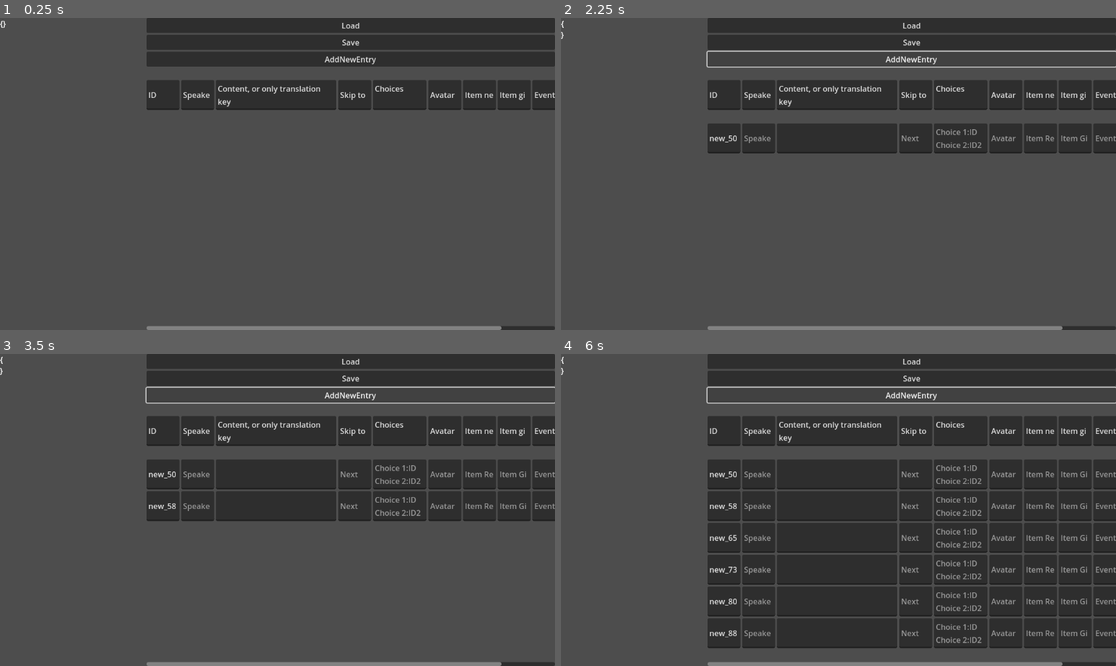
Above: before the commit, frames 1-4 (two rows, left to right).
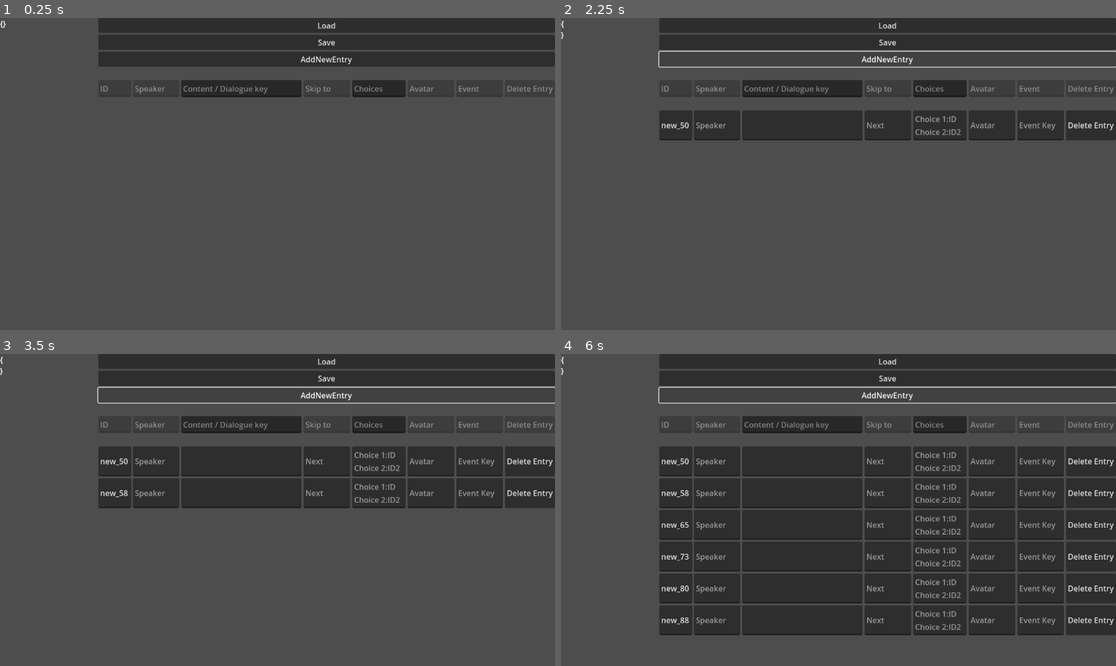
Above: after the commit, the same moments.

Repository: RockyMadio/VisualNovelEditor
Game: Godot game, scene res://main.tscn
Same seed, same stepped clock (60 frames per second), same inputs: the game is played once before the commit and once after it. The project has no main scene, so this scene is started directly.
Inputs:
- Up to frame 1 (0.25 s): no input
- Up to frame 2 (2.25 s): click "Load" at 0.5 s; click "Save" at 1.25 s; click "AddNewEntry" at 2 s
- Up to frame 3 (3.5 s): click "AddNewEntry" at 2.75 s
- Up to frame 4 (6 s): click "AddNewEntry" at 3.5 s; tap Enter at 4.25, 5.75 s; tap Space at 5 s

The runs differ from the first frame. In frame 1, 6.2% of the frame differs, in the area x 17-100%, y 0-100%; in frame 2, 13%; in frame 3, 16%; in frame 4, 25%.

Commit message:
removed a couple unused things

Diff:
--- a/edit/main.tscn
+++ b/edit/main.tscn
@@ -23,7 +23,7 @@
 grow_vertical = 2
 
 [node name="JSONPreview" type="RichTextLabel" parent="H"]
-custom_minimum_size = Vector2(300, 0)
+custom_minimum_size = Vector2(200, 0)
 layout_mode = 2
 focus_mode = 2
 selection_enabled = true
@@ -69,32 +69,33 @@
 
 [node name="ID" parent="H/V/V/ScrollContainer/V/DialogueLineEditor" index="0"]
 text = "ID"
+editable = false
 
 [node name="Speaker" parent="H/V/V/ScrollContainer/V/DialogueLineEditor" index="1"]
 text = "Speaker"
+editable = false
 
 [node name="Text" parent="H/V/V/ScrollContainer/V/DialogueLineEditor" index="2"]
-text = "Content, or only translation key"
+text = "Content / Dialogue key"
+editable = false
 
 [node name="Next" parent="H/V/V/ScrollContainer/V/DialogueLineEditor" index="3"]
 text = "Skip to"
+editable = false
 
 [node name="Choices" parent="H/V/V/ScrollContainer/V/DialogueLineEditor" index="4"]
 text = "Choices"
+editable = false
 
 [node name="Avatar" parent="H/V/V/ScrollContainer/V/DialogueLineEditor" index="5"]
 text = "Avatar"
+editable = false
 
-[node name="ItemRequired" parent="H/V/V/ScrollContainer/V/DialogueLineEditor" index="6"]
-text = "Item need"
+[node name="Event" parent="H/V/V/ScrollContainer/V/DialogueLineEditor" index="6"]
+text = "Event"
+editable = false
 
-[node name="ItemGive" parent="H/V/V/ScrollContainer/V/DialogueLineEditor" index="7"]
-text = "Item give"
-
-[node name="Event" parent="H/V/V/ScrollContainer/V/DialogueLineEditor" index="8"]
-text = "Event"
-
-[node name="DeleteButton" parent="H/V/V/ScrollContainer/V/DialogueLineEditor" index="9"]
+[node name="DeleteButton" parent="H/V/V/ScrollContainer/V/DialogueLineEditor" index="7"]
 disabled = true
 
 [node name="M" type="MarginContainer" parent="H/V/V/ScrollContainer/V"]
--- a/edit/ui/DialogueEditor.gd
+++ b/edit/ui/DialogueEditor.gd
@@ -22,7 +22,7 @@
 func visualize_json():
 	var key_order := [
 		"ID", "Speaker", "Text", "Next", "Choices",
-		"Avatar", "ItemRequired", "ItemGive", "Event"
+		"Avatar",  "Event"
 	]
 	var dialogue_dict := {}
 	for entry in dialogue_data:
@@ -62,7 +62,7 @@
 	var dialogue_dict := {}
 	var key_order := [
 		"ID", "Speaker", "Text", "Next", "Choices",
-		"Avatar", "ItemRequired", "ItemGive", "Event"
+		"Avatar", "Event"
 	]
 
 	for entry in dialogue_data:
@@ -140,8 +140,6 @@
 		"Next": "",
 		"Choices": "",
 		"Avatar": "",
-		"ItemRequired": "",
-		"ItemGive": "",
 		"Event": ""
 	}
 	dialogue_data.append(new_entry)
--- a/edit/ui/DialogueLineEditor.gd
+++ b/edit/ui/DialogueLineEditor.gd
@@ -13,8 +13,7 @@
 	$Next.text = data.get("Next", "")
 	$Choices.text = data.get("Choices", "")
 	$Avatar.text = data.get("Avatar", "")
-	$ItemRequired.text = data.get("ItemRequired", "")
-	$ItemGive.text = data.get("ItemGive", "")
+
 	$Event.text = data.get("Event", "")
 
 	for field in get_children():
@@ -29,8 +28,6 @@
 
 
 	entry_data["Choices"] = clean_text($Choices.text)
-	entry_data["ItemRequired"] = clean_text($ItemRequired.text)
-	entry_data["ItemGive"] = clean_text($ItemGive.text)
 	entry_data["Event"] = clean_text($Event.text)
 
 	# Other fields unchanged
@@ -43,7 +40,6 @@
 	emit_signal("data_changed", entry_data, entry_data["ID"])
 
 
-	emit_signal("data_changed", entry_data, entry_data["ID"])
 
 
 func _on_DeleteButton_pressed():
--- a/edit/ui/DialogueLineEditor.tscn
+++ b/edit/ui/DialogueLineEditor.tscn
@@ -44,16 +44,6 @@
 size_flags_horizontal = 3
 placeholder_text = "Avatar"
 
-[node name="ItemRequired" type="LineEdit" parent="."]
-layout_mode = 2
-size_flags_horizontal = 3
-placeholder_text = "Item Required"
-
-[node name="ItemGive" type="LineEdit" parent="."]
-layout_mode = 2
-size_flags_horizontal = 3
-placeholder_text = "Item Give (comma separated)"
-
 [node name="Event" type="LineEdit" parent="."]
 layout_mode = 2
 size_flags_horizontal = 3
